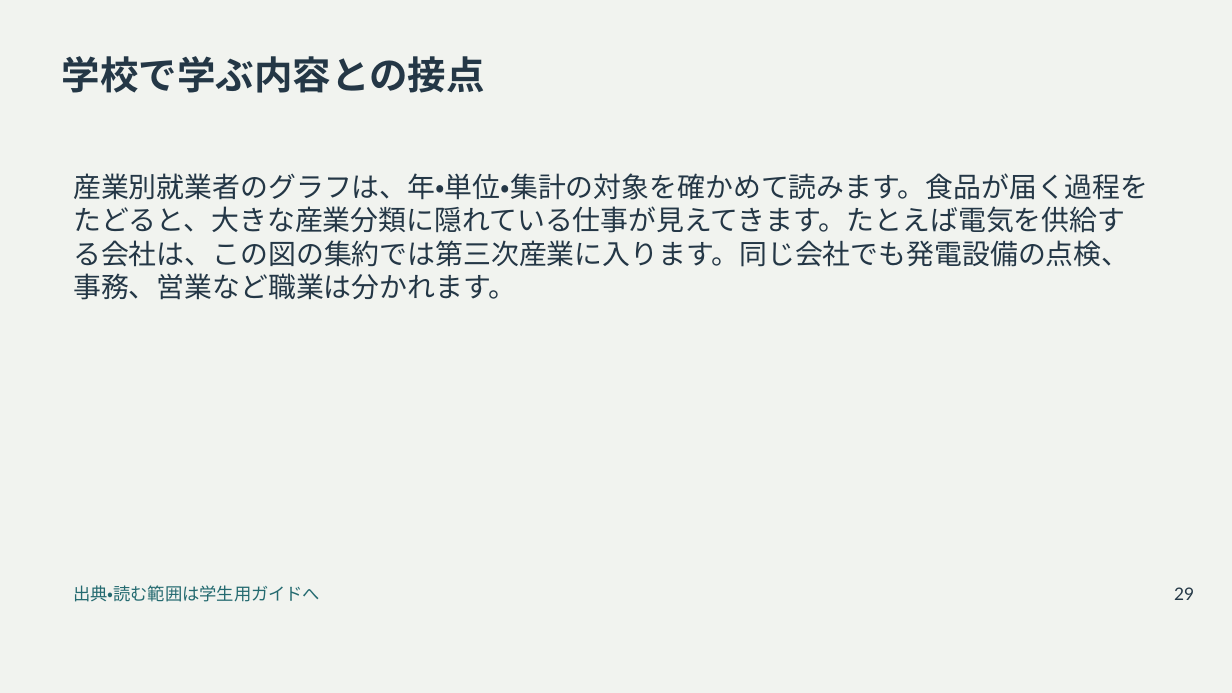
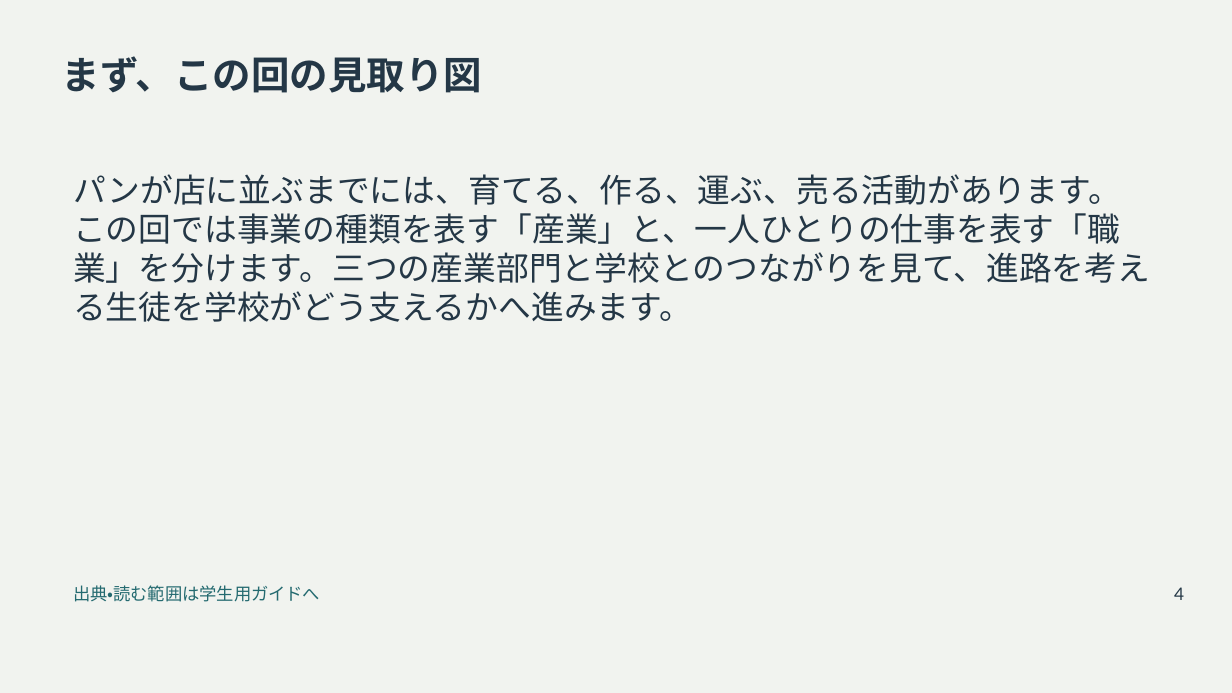
Before and after one commit to zooc-14calbp/industrial-education-ii, a slide deck: slide 4 of reorganized/20261105/main/01/slides.pptx (slide 29 before the commit). Drawn at 1232x693 pixels with LibreOffice and Linux fonts; fonts in the diff are those of the drawing. Boxes give left, top, right and bottom in pixels: in the first picture for what was removed or moved away, otherwise in the second. Text is boxed around its words. In the diff, an @@ line names an element or a change of style, - is before the commit and + after.

```diff
--- a/reorganized/20261105/main/01/slides.pptx
+++ b/reorganized/20261105/main/01/slides.pptx
@@ title at bbox=[62, 56, 483, 93]: text changed @@
-学校で学ぶ内容との接点
+まず、この回の見取り図
@@ text at bbox=[73, 174, 1150, 322]: text changed; size 21.8 to 25.5 pt @@
-産業別就業者のグラフは、年・単位・集計の対象を確かめて読みます。食品が届く過程をたどると、大きな産業分類に隠れている仕事が見えてきます。たとえば電気を供給する会社は、この図の集約では第三次産業に入ります。同じ会社でも発電設備の点検、事務、営業など職業は分かれます。
+パンが店に並ぶまでには、育てる、作る、運ぶ、売る活動があります。この回では事業の種類を表す「産業」と、一人ひとりの仕事を表す「職業」を分けます。三つの産業部門と学校とのつながりを見て、進路を考える生徒を学校がどう支えるかへ進みます。
@@ text at bbox=[1174, 587, 1184, 600]: text changed @@
-29
+4
```
Also in this commit, not shown: 46 other slides changed, 5 slides added, 18 other files.
